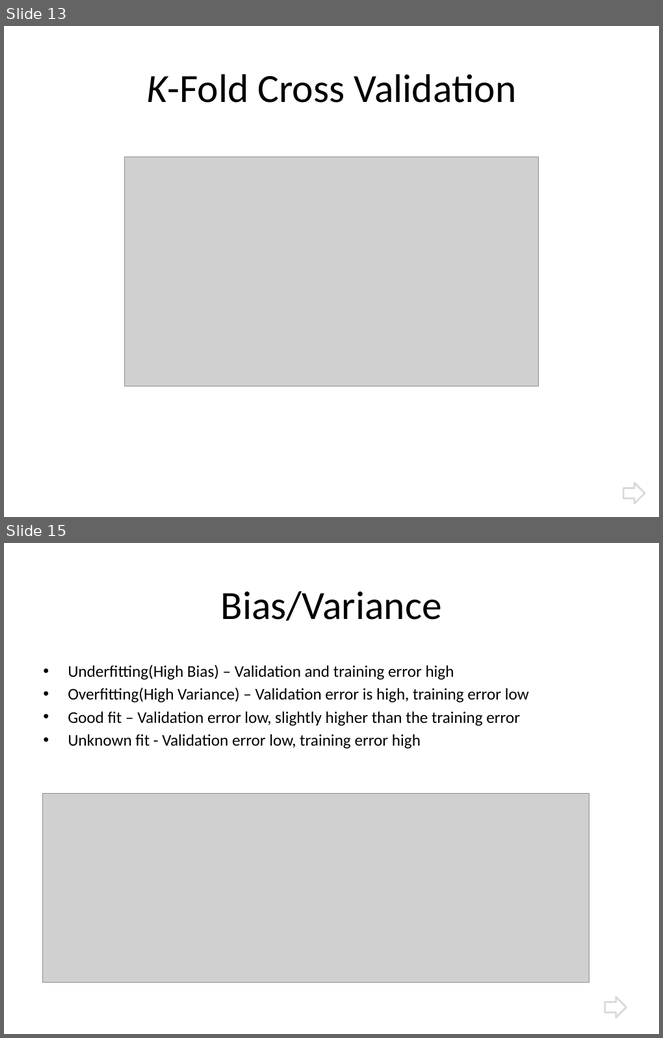
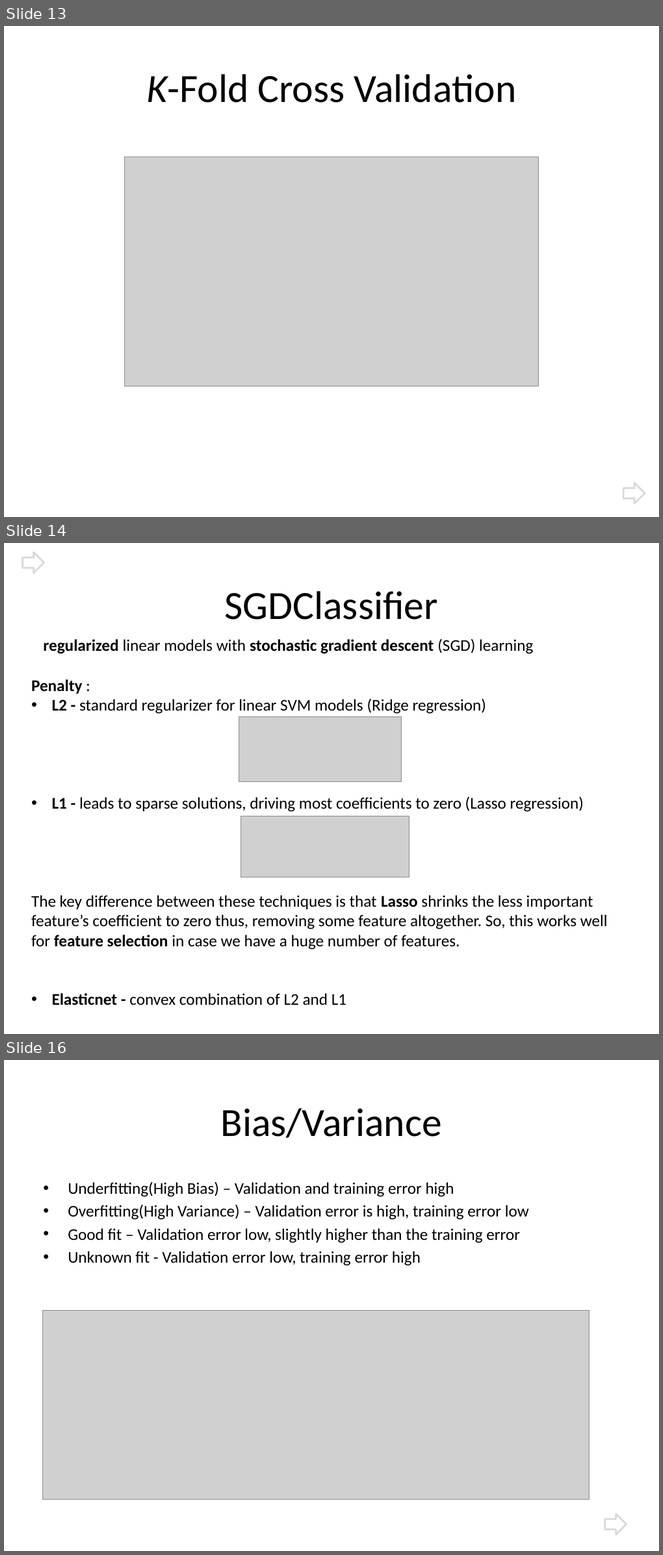
Before and after one commit to vaetern/match-sets, a slide deck: asafonov, hands-on ml.pptx. Shown one above the other, each under a label of ours: slides 13 and 15 before the commit, slides 13, 14 and 16 after it; the slides between them are not shown. The pictures are 663x1038 and 663x1555 pixels, drawn with LibreOffice and Linux fonts; fonts in the diff are those of the drawing; grey boxes stand for pictures. Boxes give left, top, right and bottom in pixels: in the first picture for what was removed or moved away, otherwise in the second. Text is boxed around its words. In the diff, an @@ line names an element or a change of style, - is before the commit and + after.

```diff
--- a/asafonov, hands-on ml.pptx
+++ b/asafonov, hands-on ml.pptx
@@ slide 14 added at <box>4,543,659,1034</box>, background #FFFFFF @@
@@ right arrow added at <box>22,552,44,572</box>, fill #FFFFFF, outline #D9D9D9 2 pt @@
@@ title added at <box>225,591,438,620</box>, 44 pt, text #000000 @@
+SGDClassifier
@@ text added at <box>43,639,533,654</box>, 18 pt, text #000000, bold @@
+regularized linear models with stochastic gradient descent (SGD) learning
@@ text added at <box>31,679,608,1006</box>, 18 pt, text #000000 @@
+Penalty :
+• L2 - standard regularizer for linear SVM models (Ridge regression)
+• L1 - leads to sparse solutions, driving most coefficients to zero (Lasso regression)
+The key difference between these techniques is that Lasso shrinks the less important feature’s coefficient to zero thus, removing some feature altogether. So, this works well for feature selection in case we have a huge number of features.
+• Elasticnet - convex combination of L2 and L1
@@ picture added at <box>239,717,402,782</box> @@
@@ picture added at <box>241,816,409,878</box> @@
@@ what was slide 15 is now slide 16 @@
```
Also in this commit, not shown: 2 slides changed, 1 other slide added.
